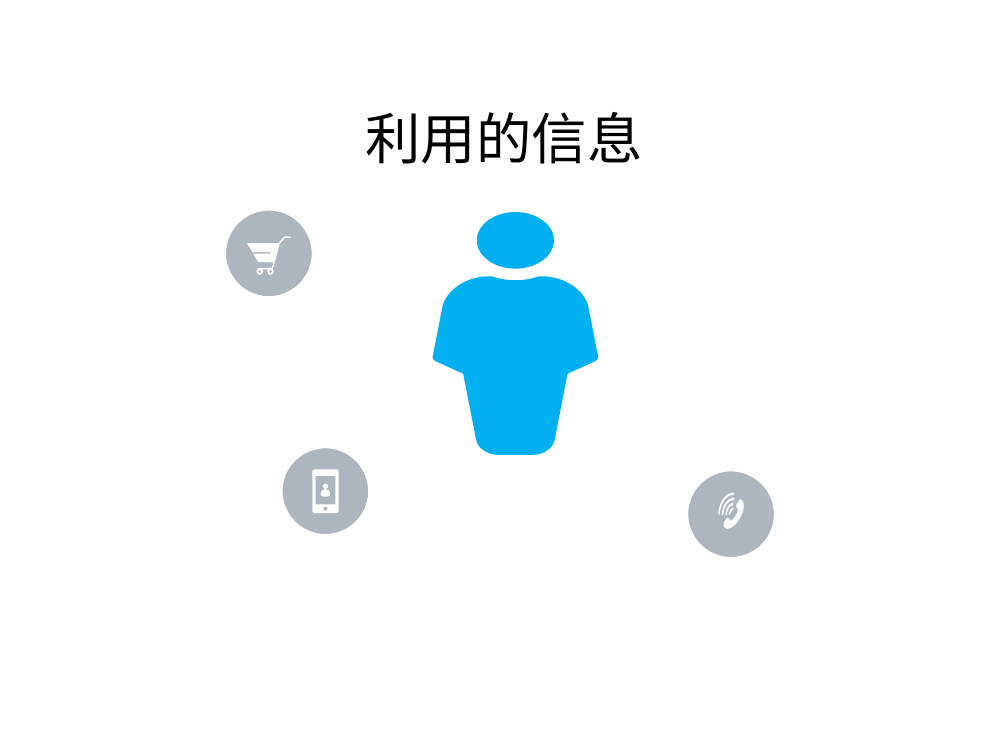
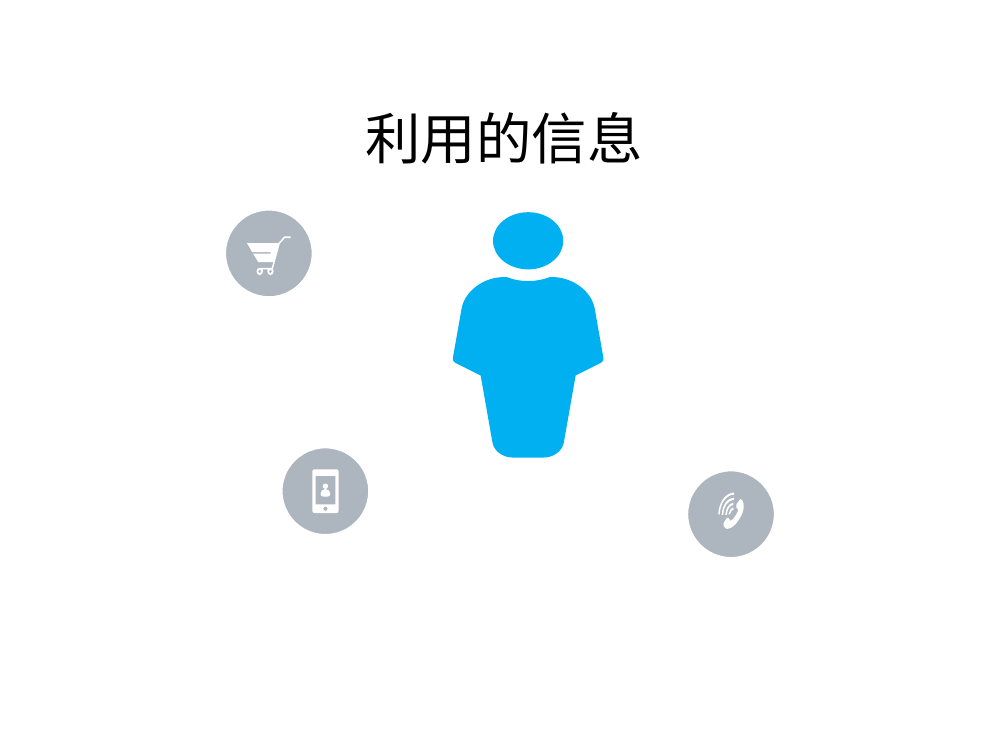
Before and after one commit to tusonggao/wwjjttbb_jk, a slide deck: slide 7 of 2018_12_16/客户智能分层需求说明_home.pptx. Drawn at 1008x756 pixels with LibreOffice and Linux fonts; fonts in the diff are those of the drawing; background and template pictures are left out. Boxes give left, top, right and bottom in pixels: in the first picture for what was removed or moved away, otherwise in the second. Text is boxed around its words. In the diff, an @@ line names an element or a change of style, - is before the commit and + after.

```diff
--- a/2018_12_16/客户智能分层需求说明_home.pptx
+++ b/2018_12_16/客户智能分层需求说明_home.pptx
@@ freeform shape: place and size @@
-freeform shape at (432,212,598,455)
+freeform shape at (453,213,604,458)
```
Also in this commit, not shown: 1 other slide changed.
